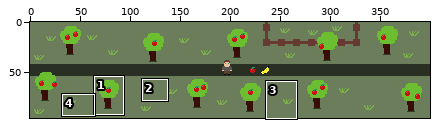
File history of a pixel-art file, assets/images/story_sprites.aseprite. The first picture is a wide view before the edit; the outline marks the close-up.
Close-up. Before the edit:
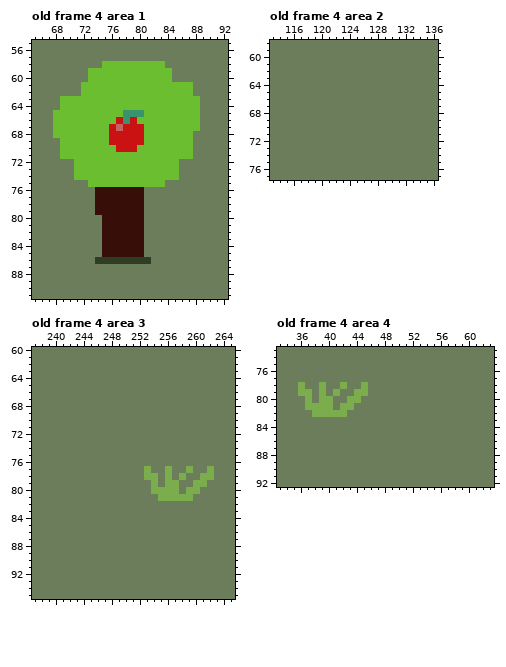
400x96 pixels, 5 frames. Shown: old frame 4 area 1: x 65..92, y 55..91; old frame 4 area 2: x 113..136, y 58..77; old frame 4 area 3: x 237..265, y 60..95; old frame 4 area 4: x 33..63, y 73..92. The commit also changed other frames or places, which this record leaves out.
The result:
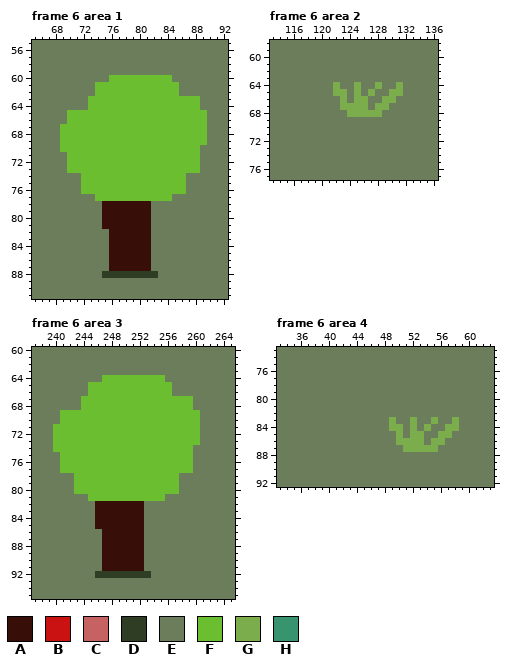
Palette (. is transparent): A #380f08  B #cb1212  C #c76262  D #303d25  E #6c7d5c  F #6abe30  G #7bad4c  H #37946e
A new or re-ordered frame is compared with the old frame closest to it.
What changed:
frames 5 -> 7
Frame 6 area 1 is new; against old frame 4, layers "player", "environment":
y 58: x 75..83 FFFFFFFFF -> EEEEEEEEE
y 59: x 73..84 FFFFFFFFFFFF -> EEEEEEEEEEEE
y 60: x 73..75 FFF -> EEE
y 61..62: x 72..73 FF -> EE; x 86..87 FF -> EE
y 63..64: x 69..72 FFFF -> EEEE
y 65: x 68..69 FF -> EE; x 78..80 HHH -> FFF; x 89 E -> F
y 66: x 68..69 FF -> EE; x 77..79 BHB -> FFF; x 89 E -> F
y 67: x 68 F -> E; x 76..80 BCBBB -> FFFFF; x 89 E -> F
y 68: x 68 F -> E; x 76..80 BBBBB -> FFFFF; x 88..89 EE -> FF
y 69: x 76..80 BBBBB -> FFFFF; x 88..89 EE -> FF
y 70: x 77..79 BBB -> FFF; x 88 E -> F
y 71: x 69 F -> E; x 88 E -> F
y 72..73: x 70 E -> F; x 86..88 EEE -> FFF
y 74: x 71 F -> E; x 86 E -> F
y 75: x 72 E -> F; x 84..86 EEE -> FFF
y 76: x 72..86 EEAAAAAAAEEEEEE -> FFFFFFFFFFFFFFF
y 77: x 74..84 AAAAAAAEEEE -> FFFFFFFFFFF
y 78..79: x 74 A -> E; x 81 E -> A
y 80..81: x 81 E -> A
y 82..85: x 75 A -> E; x 81 E -> A
y 86: x 74..81 DDDDDDDD -> EEAAAAAA
y 87: x 76..81 EEEEEE -> AAAAAA
y 88: x 75..82 EEEEEEEE -> DDDDDDDD
Frame 6 area 2 is new; against old frame 4, layer "environment":
y 64: x 122 E -> G; x 125 E -> G; x 128 E -> G; x 131 E -> G
y 65: x 122..123 EE -> GG; x 125 E -> G; x 127 E -> G; x 130..131 EE -> GG
y 66: x 123 E -> G; x 125..126 EE -> GG; x 129..130 EE -> GG
y 67: x 123..126 EEEE -> GGGG; x 128..129 EE -> GG
y 68: x 124..128 EEEEE -> GGGGG
Frame 6 area 3 is new; against old frame 4, layer "environment":
y 64: x 247..255 EEEEEEEEE -> FFFFFFFFF
y 65..66: x 245..256 EEEEEEEEEEEE -> FFFFFFFFFFFF
y 67..68: x 244..259 EEEEEEEEEEEEEEEE -> FFFFFFFFFFFFFFFF
y 69..70: x 241..260 EEEEEEEEEEEEEEEEEEEE -> FFFFFFFFFFFFFFFFFFFF
y 71..73: x 240..260 EEEEEEEEEEEEEEEEEEEEE -> FFFFFFFFFFFFFFFFFFFFF
y 74: x 240..259 EEEEEEEEEEEEEEEEEEEE -> FFFFFFFFFFFFFFFFFFFF
y 75..76: x 241..259 EEEEEEEEEEEEEEEEEEE -> FFFFFFFFFFFFFFFFFFF
y 77: x 241..259 EEEEEEEEEEEEGEEGEEG -> FFFFFFFFFFFFFFFFFFF; x 262 G -> E
y 78: x 243..258 EEEEEEEEEEGGEGEG -> FFFFFFFFFFFFFFFE; x 261..262 GG -> EE
y 79: x 243..257 EEEEEEEEEEEGEGG -> FFFFFFFFFFFFFFF; x 260..261 GG -> EE
y 80: x 243..257 EEEEEEEEEEEGGGG -> FFFFFFFFFFFFFFF; x 259..260 GG -> EE
y 81: x 245..259 EEEEEEEEEEGGGGG -> FFFFFFFFFFFEEEE
y 82..85: x 246..252 EEEEEEE -> AAAAAAA
y 86..91: x 247..252 EEEEEE -> AAAAAA
y 92: x 246..253 EEEEEEEE -> DDDDDDDD
Frame 6 area 4 is new; against old frame 4, layer "environment":
y 78: x 36 G -> E; x 39 G -> E; x 42 G -> E; x 45 G -> E
y 79: x 36..37 GG -> EE; x 39 G -> E; x 41 G -> E; x 44..45 GG -> EE
y 80: x 37 G -> E; x 39..40 GG -> EE; x 43..44 GG -> EE
y 81: x 37..40 GGGG -> EEEE; x 42..43 GG -> EE
y 82: x 38..42 GGGGG -> EEEEE
y 83: x 49 E -> G; x 52 E -> G; x 55 E -> G; x 58 E -> G
y 84: x 49..50 EE -> GG; x 52 E -> G; x 54 E -> G; x 57..58 EE -> GG
y 85: x 50 E -> G; x 52..53 EE -> GG; x 56..57 EE -> GG
y 86: x 50..53 EEEE -> GGGG; x 55..56 EE -> GG
y 87: x 51..55 EEEEE -> GGGGG
